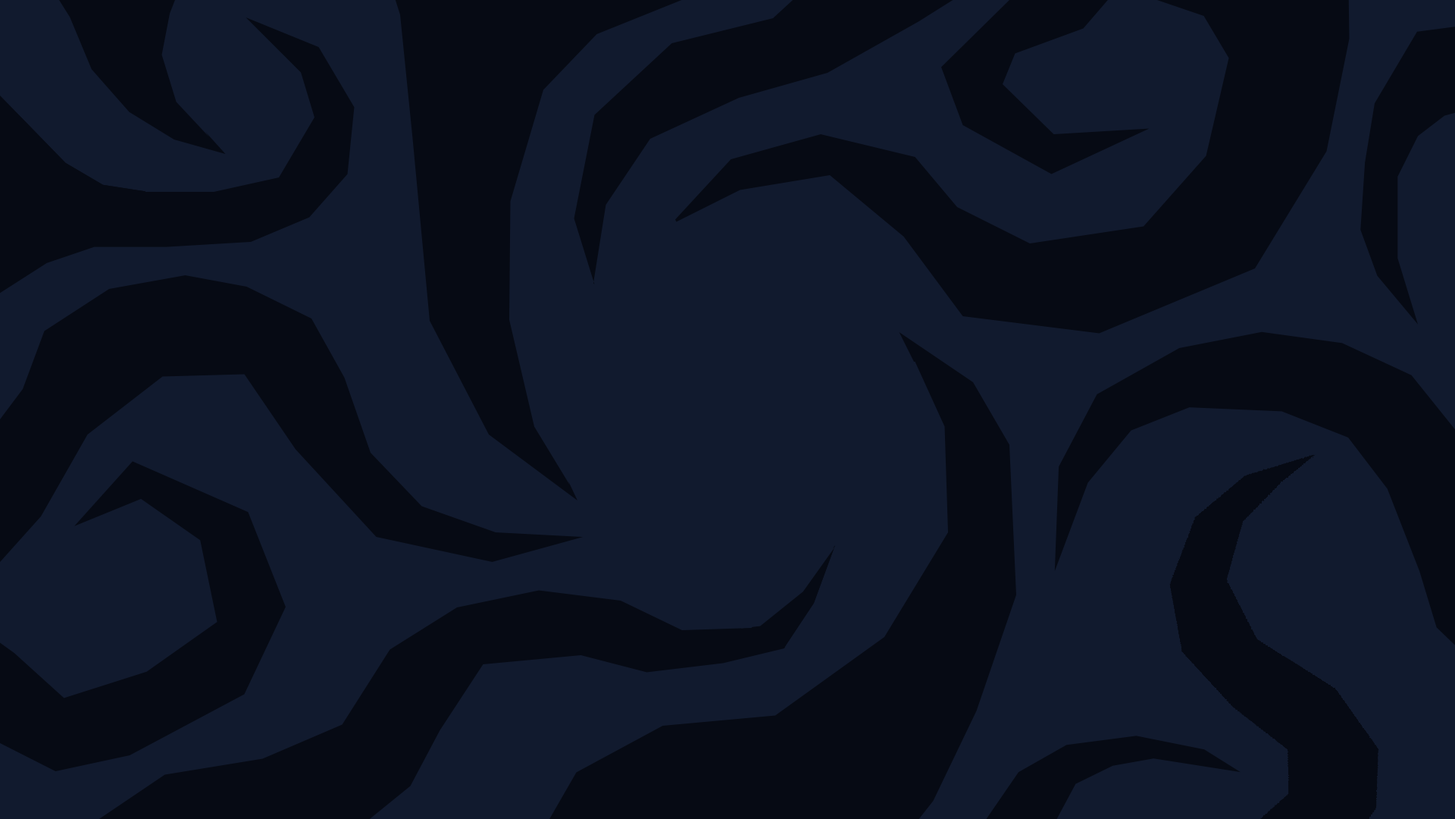
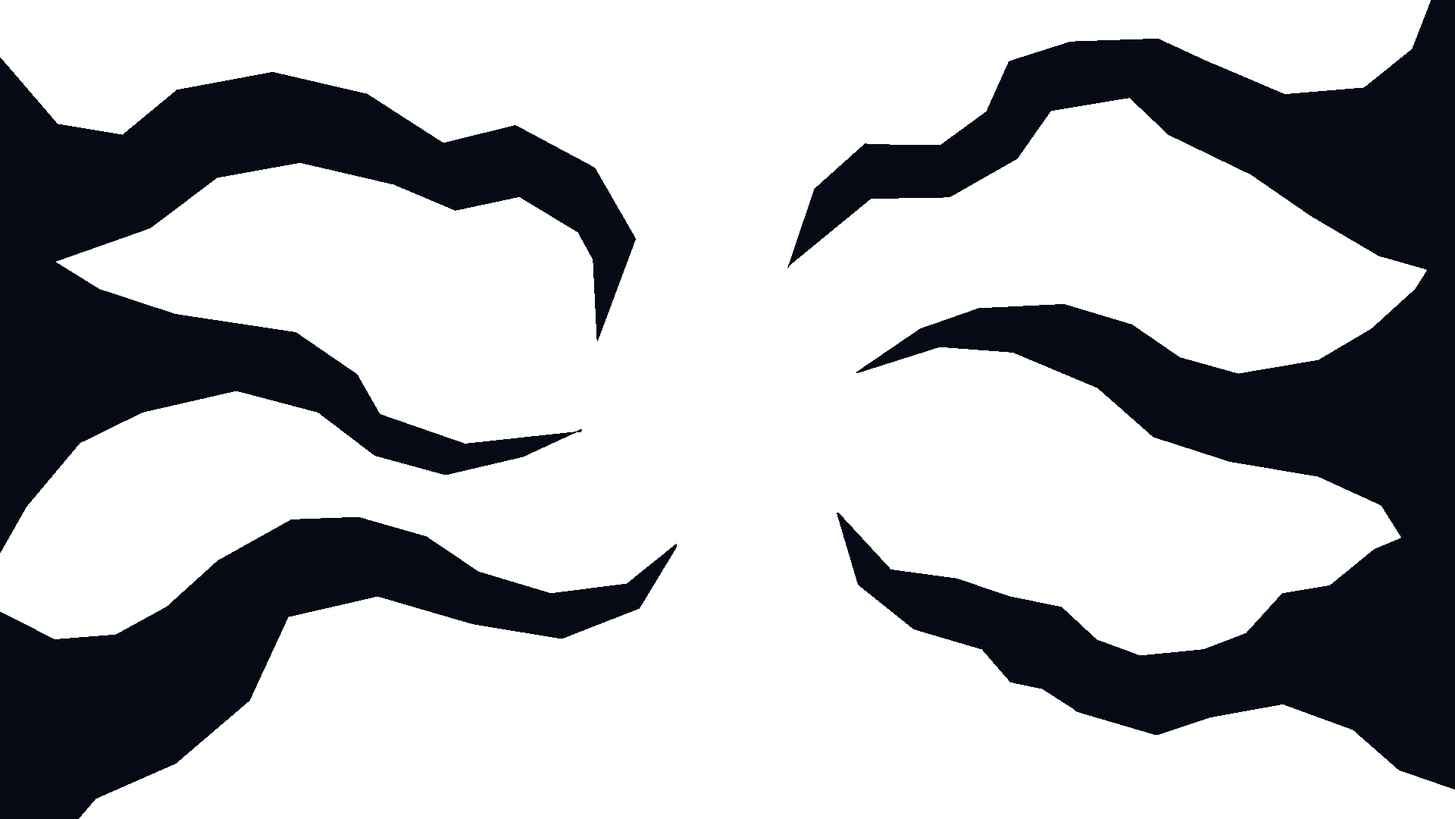
The second (1455, 819) image is a revision of the first. Changes to its layers:
hid "preview" over [0, 0, 1455, 819]
showed "left_bottom", painted on it over [0, 516, 677, 819]
showed "right_top", painted on it over [787, 0, 1455, 278]
showed "left_top", painted on it over [0, 57, 636, 342]
showed "right_bottom", painted on it over [836, 512, 1455, 790]
showed "left_middle", painted on it over [0, 221, 583, 553]
showed "right_middle", painted on it over [856, 226, 1455, 589]
hid "Слой 7", painted on it over [0, 0, 1455, 819]
